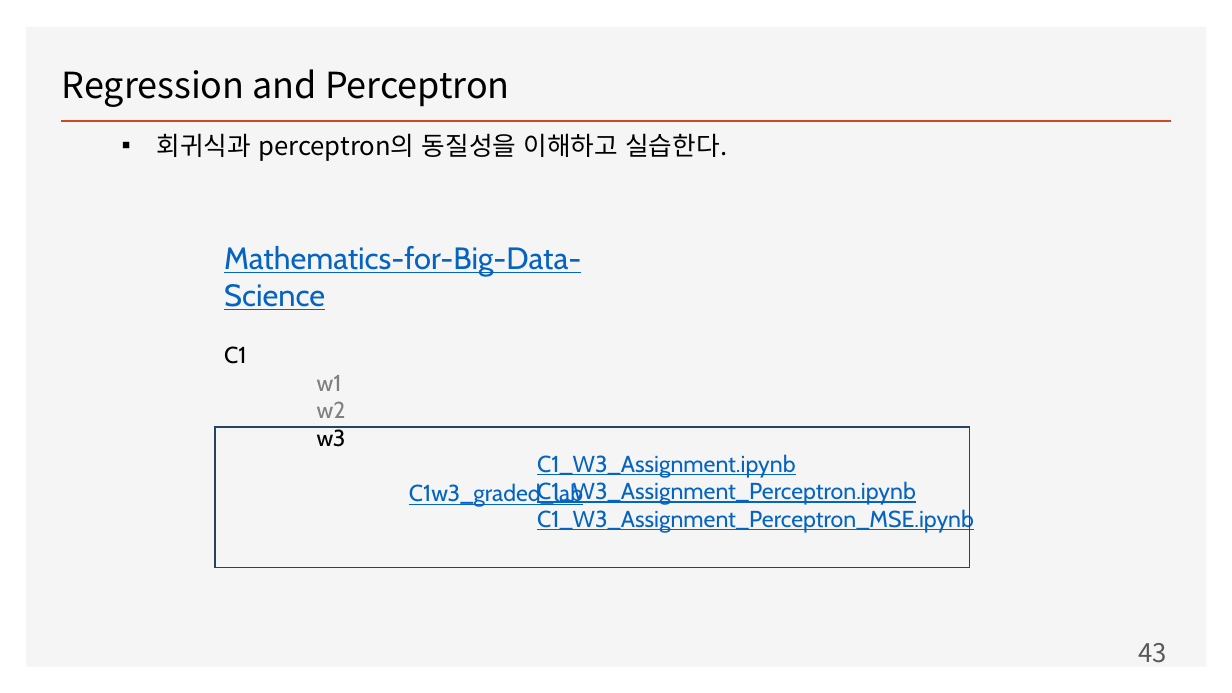
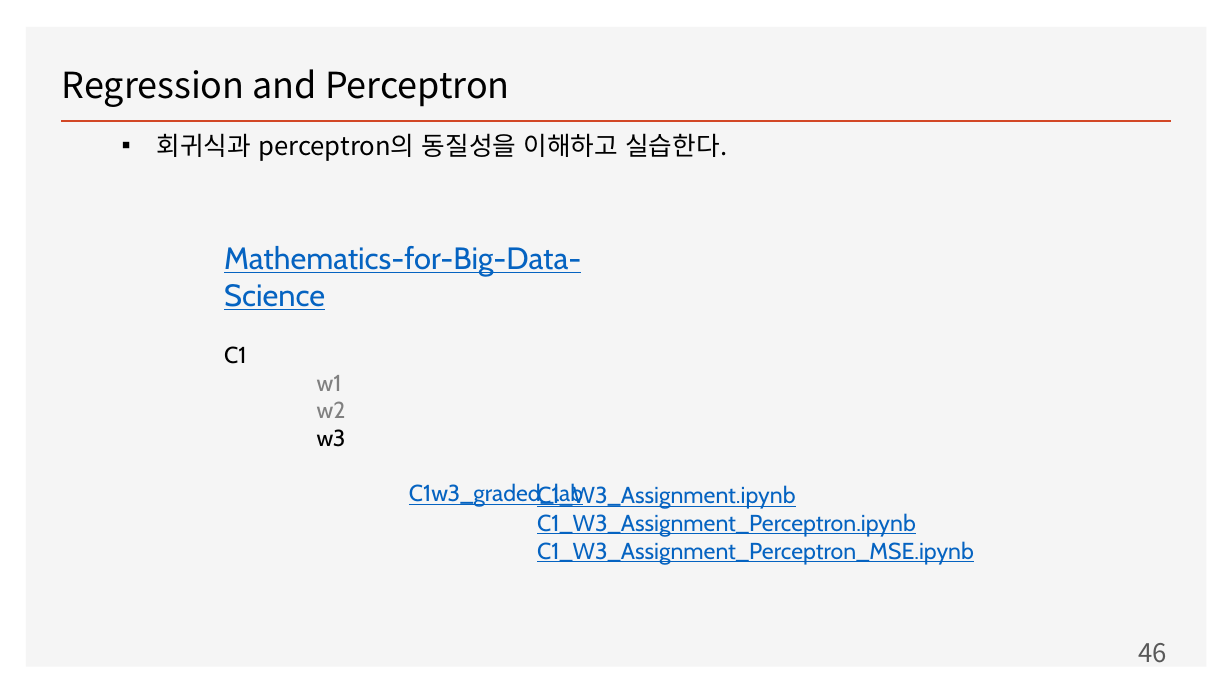
Before and after one commit to ancestor9/mathematics-for-machine-learning, a slide deck: slide 46 of w3_Vectors_and_Linear_Transformations.pptx (slide 43 before the commit). Drawn at 1232x693 pixels with LibreOffice and Linux fonts; fonts in the diff are those of the drawing; background and template pictures are left out. Boxes give left, top, right and bottom in pixels: in the first picture for what was removed or moved away, otherwise in the second. Text is boxed around its words. In the diff, an @@ line names an element or a change of style, - is before the commit and + after.

```diff
--- a/w3_Vectors_and_Linear_Transformations.pptx
+++ b/w3_Vectors_and_Linear_Transformations.pptx
@@ rectangle removed at (215, 427, 970, 568) @@
@@ text "C1_W3_Assignment.ipynb": place and size @@
-text "C1_W3_Assignment.ipynb" at (537, 454, 974, 533)
+text "C1_W3_Assignment.ipynb" at (537, 483, 974, 565)
@@ page number at (1138, 643, 1167, 663): text changed @@
-43
+46
```
Also in this commit, not shown: 2 other slides changed, 3 slides added.
